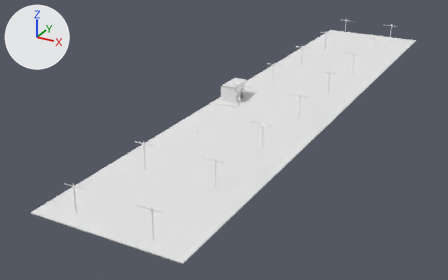
What one commit did to the OBJ model public/res/models/levelone.obj.
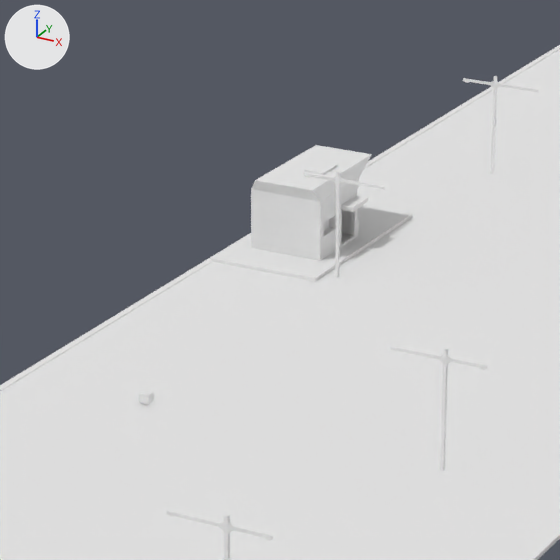
Each version is shown whole from a camera (50 mm lens) standing at (29.5, -52.5, 27.4) and looking at (-5.9, 11.9, -4.8), then close up on the part from 37% to 64% of the width and 16% to 60% of the height. Every picture has the same lights, and +X, +Y and +Z are marked at upper left. Where no turn or scale is listed for an object, it has been applied to the vertices.

The scene before the commit, as lines of its bpy script (objects in view):
```python
me_cube_001_cube_002 = bpy.data.meshes.new('Cube.001_Cube.002')
me_cube_001_cube_002.from_pydata(...)  # 16 vertices, 14 faces; spans x -7.8..7.8, y -19.5..56.0, z -0.2..-0.1
me_cube_001_cube_002.materials.append(mat_none)  # white #e7e7e7
me_cube_005_cube_021 = bpy.data.meshes.new('Cube.005_Cube.021')
me_cube_005_cube_021.from_pydata(...)  # 704 vertices, 688 faces; spans x 2.6..5.1, y -17.9..53.1, z -0.1..3.0
me_cube_005_cube_021.materials.append(mat_none)  # white #e7e7e7
me_store_001_cube_016 = bpy.data.meshes.new('store.001_Cube.016')
me_store_001_cube_016.from_pydata(...)  # 125 vertices, 133 faces; spans x -7.65..-4.38, y 11.91..17.91, z -0.09..2.11
me_store_001_cube_016.materials.append(mat_none)  # white #e7e7e7
ob_cube_001_cube_002 = bpy.data.objects.new('Cube.001_Cube.002', me_cube_001_cube_002)
ob_cube_001_cube_002.location = (0.0, 0.0, 0.0)
ob_cube_005_cube_021 = bpy.data.objects.new('Cube.005_Cube.021', me_cube_005_cube_021)
ob_cube_005_cube_021.location = (0.0, 0.0, 0.0)
ob_store_001_cube_016 = bpy.data.objects.new('store.001_Cube.016', me_store_001_cube_016)
ob_store_001_cube_016.location = (0.0, 0.0, 0.0)
# also in view: 'Cube_Cube.020' at (-3.9, 17.6, 1.4)
```
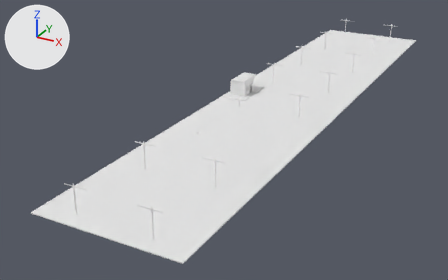
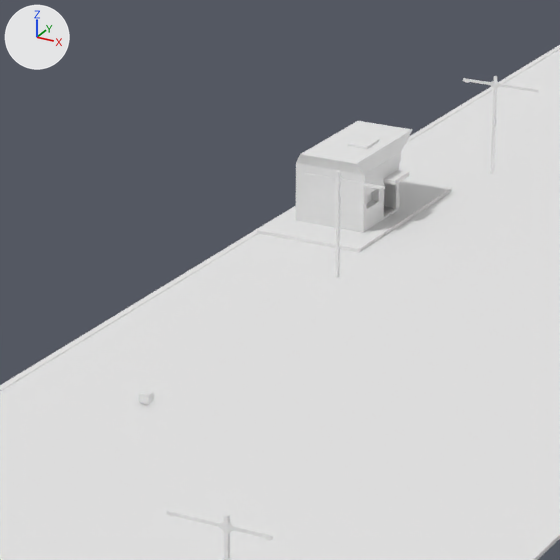
Pixel boxes (x1, y1, x2, y2) of what changed, in the close-ups (560 x 560 px):
'store.001_Cube.016', mesh moved
    before: (211, 145, 412, 281)
    after: (257, 121, 452, 252)

What changed in the scene script:
```text
Change me_store_001_cube_016:
    where me_store_001_cube_016.from_pydata(...)  # 125 vertices, 133 faces; spans x -7.65..-4.38, y 11.91..17.91, z -0.09..2.11
    used by ob_store_001_cube_016; location = (0.0, 0.0, 0.0)
    me_store_001_cube_016 part 1: the whole mesh is moved by (0.0, 2.63, 0.0)
```
